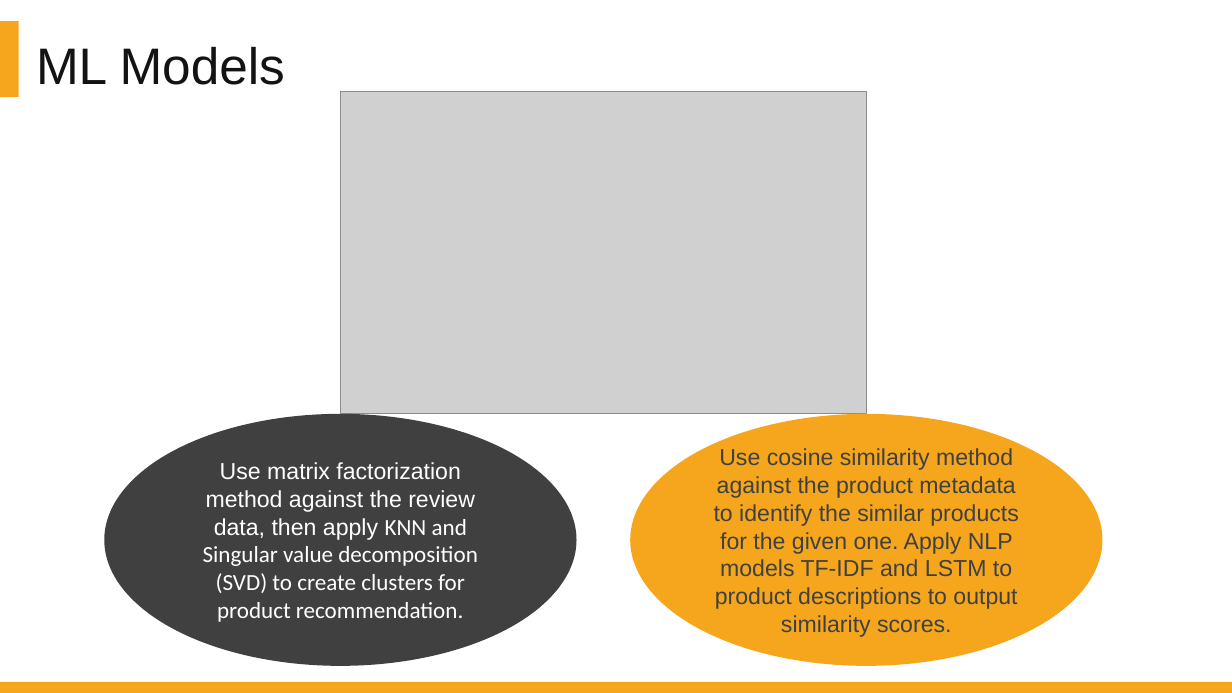
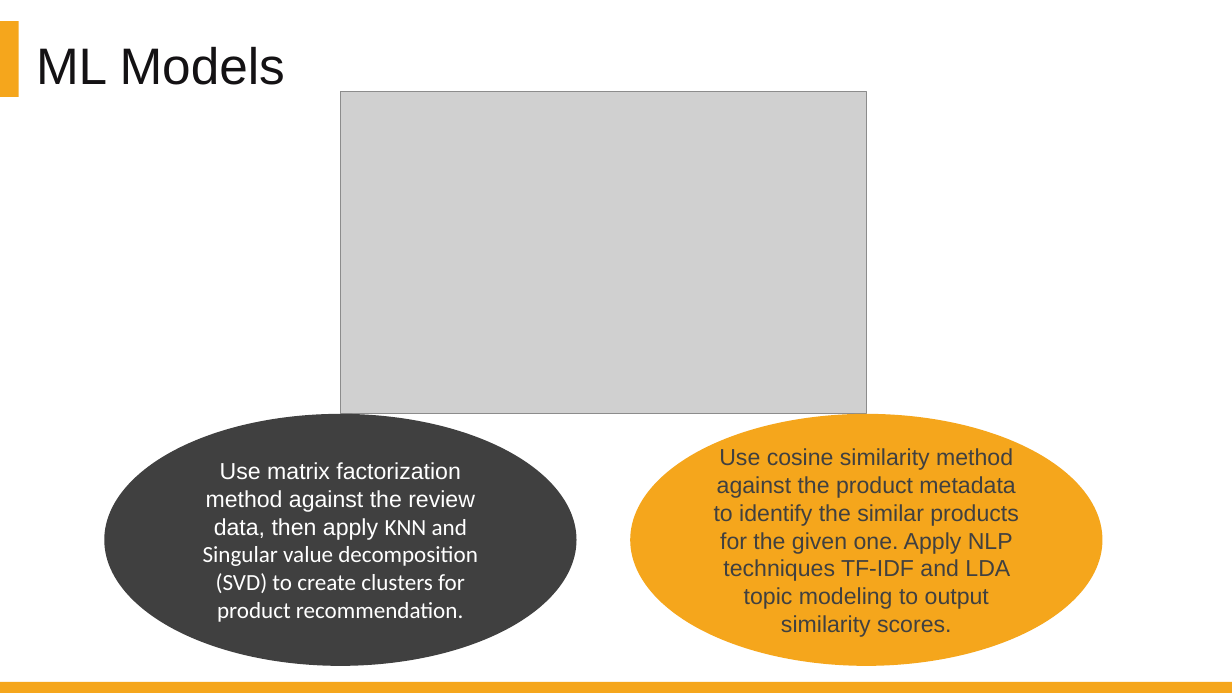
Before and after one commit to DATA-606-SPRING-2022/Jin_DATA606, a slide deck: slide 28 of presentation/Project_Presentation_EDA_v1.1.pptx. Drawn at 1232x693 pixels with LibreOffice and Linux fonts; fonts in the diff are those of the drawing; grey boxes stand for pictures. Boxes give left, top, right and bottom in pixels: in the first picture for what was removed or moved away, otherwise in the second. Text is boxed around its words. In the diff, an @@ line names an element or a change of style, - is before the commit and + after.

```diff
--- a/presentation/Project_Presentation_EDA_v1.1.pptx
+++ b/presentation/Project_Presentation_EDA_v1.1.pptx
@@ text in ellipse at [714,448,1019,637]: text changed @@
-Use cosine similarity method against the product metadata to identify the similar products for the given one. Apply NLP models TF-IDF and LSTM to product descriptions to output similarity scores.
+Use cosine similarity method against the product metadata to identify the similar products for the given one. Apply NLP techniques TF-IDF and LDA topic modeling to output similarity scores.
```
Also in this commit, not shown: 1 other slide changed.
